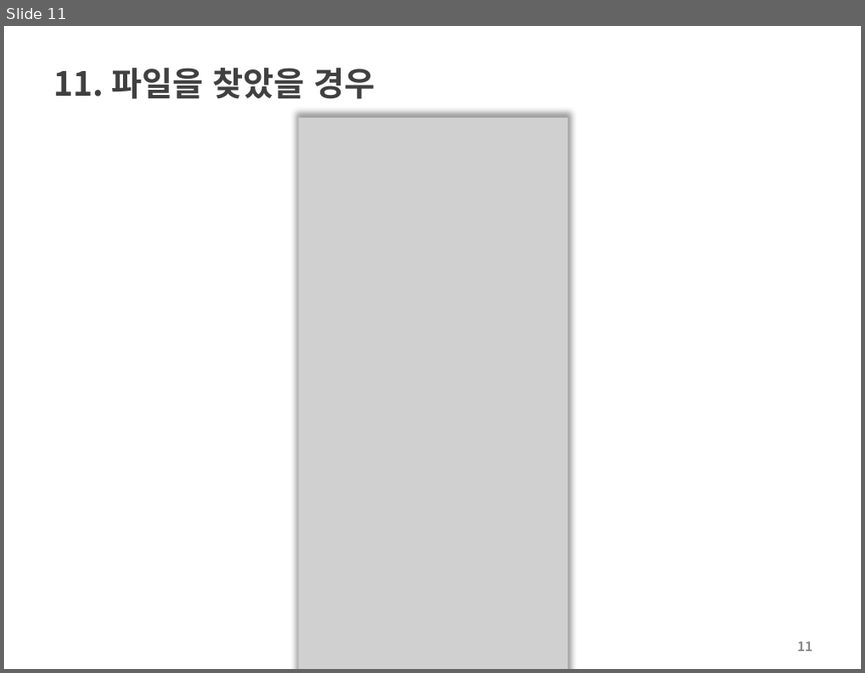
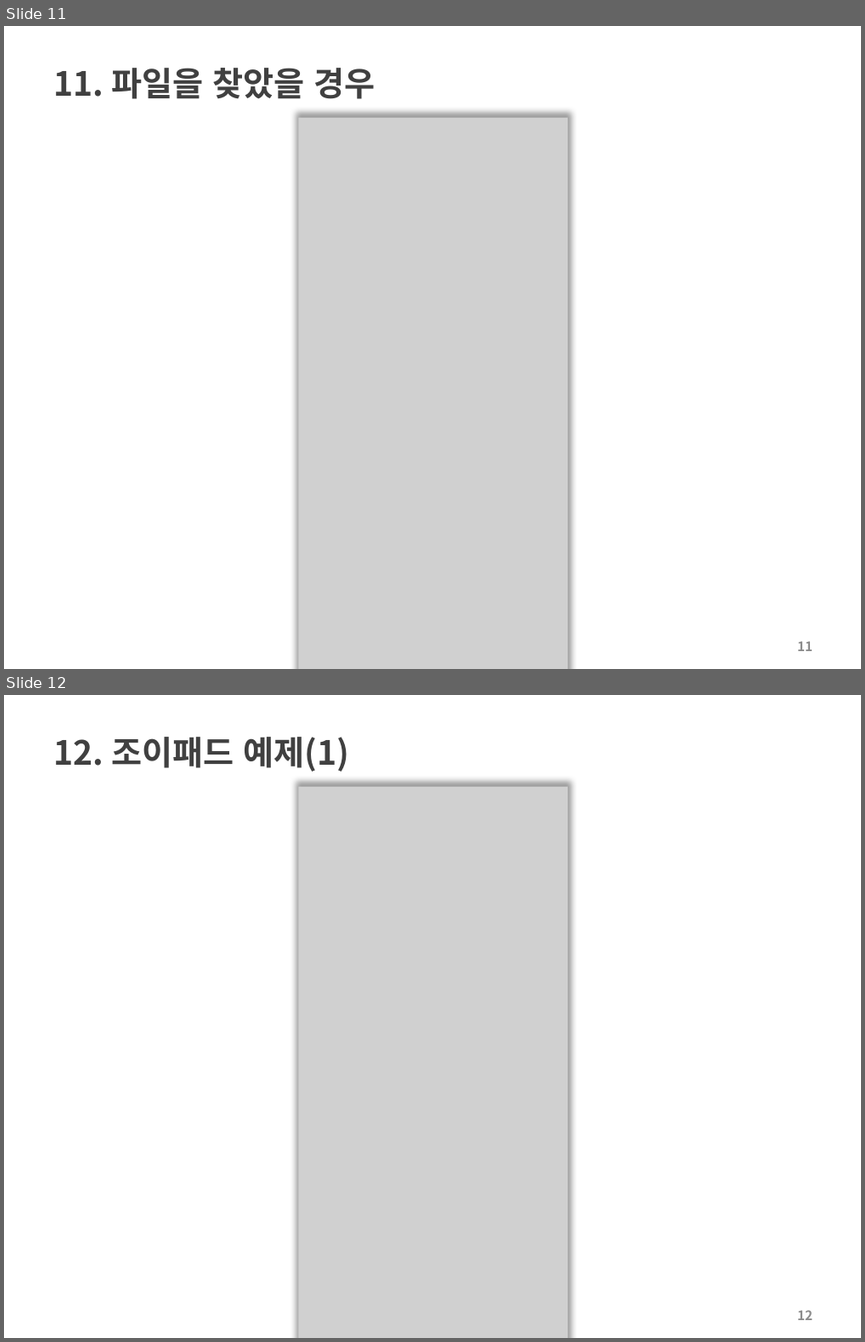
Before and after one commit to choisinho/capstone1, a slide deck: 프로토타입_최신호_이동준.pptx. Shown one above the other, each under a label of ours: slide 11 before the commit, slides 11 and 12 after it. The pictures are 865x673 and 865x1342 pixels, drawn with LibreOffice and Linux fonts; fonts in the diff are those of the drawing; grey boxes stand for pictures; background and template pictures are left out. Boxes give left, top, right and bottom in pixels: in the first picture for what was removed or moved away, otherwise in the second. Text is boxed around its words. In the diff, an @@ line names an element or a change of style, - is before the commit and + after.

```diff
--- a/프로토타입_최신호_이동준.pptx
+++ b/프로토타입_최신호_이동준.pptx
@@ slide 12 added at <box>4,695,861,1338</box>, background #FFFFFF @@
@@ title added at <box>54,737,349,771</box>, 28 pt, text #404040, bold @@
+12. 조이패드 예제(1)
@@ picture added at <box>299,787,568,1338</box> @@
@@ page number added at <box>797,1310,812,1320</box>, 11 pt, text #8C8C8C, bold @@
+12
```
Also in this commit, not shown: 1 other slide added, 15 other files.
